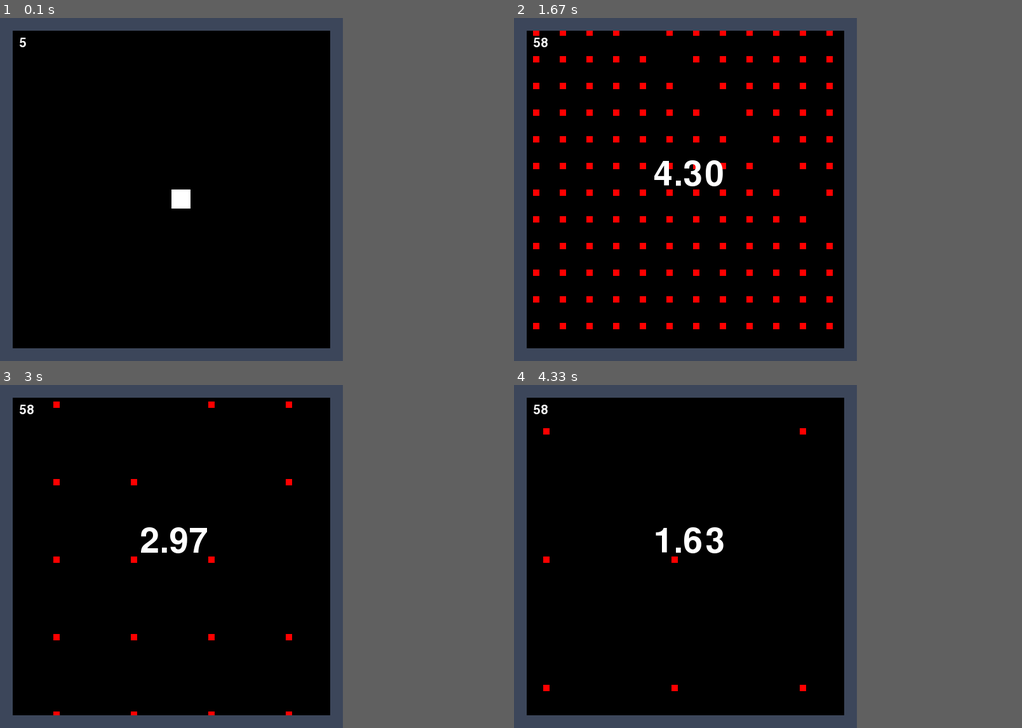
Above: before the commit, frames 1-4 (two rows, left to right).
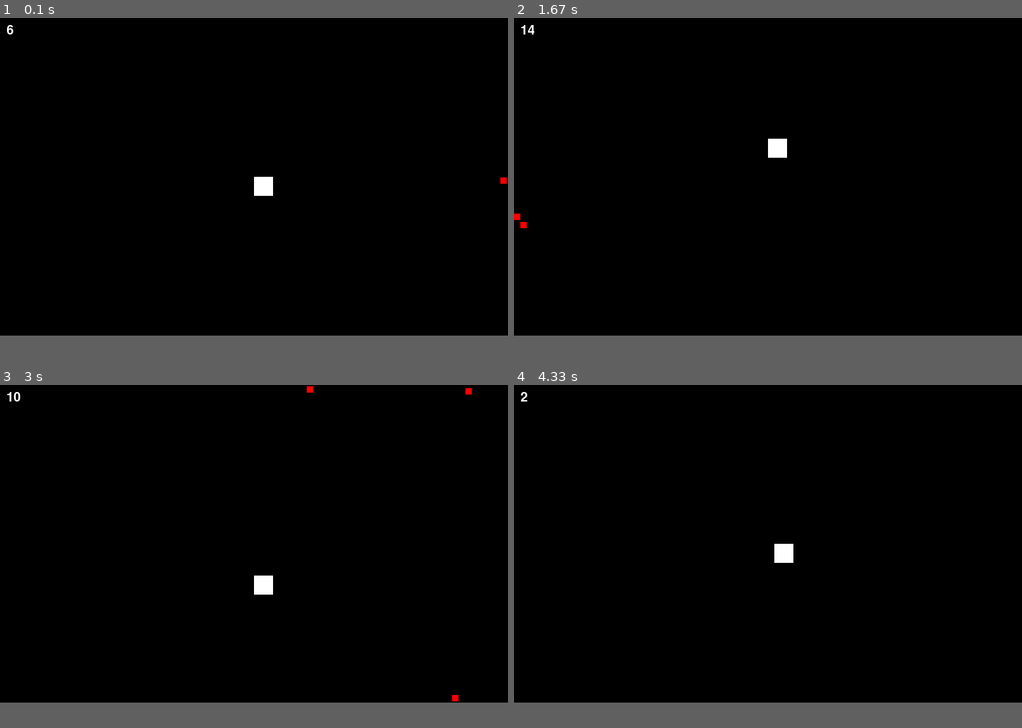
Above: after the commit, the same moments.

Repository: ChristopherNugent/pybullethell
Game: pygame game, started from pygame_demo/__main__.py
Two runs of this game, one before a commit and one after it. Both use one fixed random seed, a clock stepped at 60 frames per second and the inputs below.
Inputs:
- Up to frame 1 (0.1 s): no input
- Up to frame 2 (1.67 s): hold Space 0.33-0.8 s; hold Right 0.33-0.8 s; hold Right 0.83-1.3 s; tap Space at 0.9, 1.2, 1.4 s; hold Up 1.33-1.63 s
- Up to frame 3 (3 s): hold Right 1.67-2.13 s; tap Space at 1.73, 2.03, 2.23, 2.53, 2.8 s; hold Left 2.17-2.7 s; hold Down from 2.73 s (still down)
- Up to frame 4 (4.33 s): release Down at 3.03 s; hold Left 3.07-3.47 s; tap Space at 3.13, 3.43, 3.57, 3.97, 4.27 s; hold Up 3.5-3.87 s; hold Right from 3.9 s (still down)
In our replay, the window is 540x540 before the commit and 800x500 after it. These sizes can differ from the game's own. Grey fills any space a smaller window leaves; there, only what the larger window draws over its background counts as a difference.

The runs differ from the first frame. In frame 1, 9.7% of the frame differs, in the area x 0-100%, y 0-97%; in frame 2, 13%, in the area x 0-68%, y 0-97%; in frame 3, 10%; in frame 4, 10%.

Commit message:
Game now works from a single class

Diff:
--- a/pygame_demo/__main__.py
+++ b/pygame_demo/__main__.py
@@ -1,79 +1,36 @@
 import pygame
-import random
-import time
-from objects import Player, Timer
-import utils
+from game import Game
 
+SIZE_X = 800
+SIZE_Y = 500
+TICKS_PER_BULLET = 5
 
 if __name__ == '__main__':
     pygame.font.init()
     pygame.init()
     pygame.display.set_caption('PyGame demo')
 
-    width, height = 540, 540
-    screen = pygame.display.set_mode((width, height))
+    screen = pygame.display.set_mode((SIZE_X, SIZE_Y))
     clock = pygame.time.Clock()
 
-    field = pygame.Rect(0, 0, 500, 500)
-    player = Player(250, 250)
-
-    bullets = []
+    game = Game(SIZE_X, SIZE_Y, TICKS_PER_BULLET)
     game_exit = False
-    timer = None
-    font = pygame.font.Font(None, 80)
-    score_font = pygame.font.Font(None, 30)
-    game_start = time.time()
-    score = 0
     while not game_exit:
         for event in pygame.event.get():
             if event.type == pygame.QUIT:
                 game_exit = True
-        foreground = pygame.Surface((500, 500), pygame.SRCALPHA)
+        foreground = pygame.Surface((SIZE_X, SIZE_Y), pygame.SRCALPHA)
         foreground.fill(pygame.Color('black'))
 
-        # Update player and draw
-        player.tick()
-        player.draw(foreground)
+        keys = pygame.key.get_pressed()
+        if keys[pygame.K_SPACE]:
+            game = Game(SIZE_X, SIZE_Y, TICKS_PER_BULLET)
 
-        # Update bullets and draw
-        for bullet in bullets:
-            bullet.tick()
-            bullet.draw(foreground)
-
-        utils.draw_score(foreground, score_font, score)
-
-        # Get all the bullet hitboxes
-        bullet_hitboxes = [b.hitbox() for b in bullets]
-
-        # Keep only bullets on the field
-        bullets = [bullets[i] for i
-                   in field.collidelistall(bullet_hitboxes)]
-
-        if player.alive:
-            score += 1
-
-        # Check if player is killed
-        if player.alive and player.hitbox().collidelist(bullet_hitboxes) != -1:
-            player.alive = False
-            bullets = utils.death_explosion(player.x, player.y)
-            timer = Timer(5)
-
-        # Spawn a new bullet
-        if player.alive and not random.randrange(10):
-            bullets.append(utils.random_bullet())
-
-        # Restart game/show timers
-        if timer is not None:
-            if timer.is_done():
-                player = Player(250, 250)
-                bullets = []
-                timer = None
-                score = 0
-            else:
-                utils.draw_time_left(foreground, timer, font)
+        game.tick()
+        game.draw(foreground)
 
         screen.fill((60, 70, 90))
-        screen.blit(foreground, (20, 20))
+        screen.blit(foreground, (0, 0))
         pygame.display.flip()
 
         clock.tick(60)
--- /dev/null
+++ b/pygame_demo/game.py
@@ -0,0 +1,75 @@
+import pygame
+import random
+from itertools import permutations
+from objects import Player, Bullet
+
+
+class Game:
+
+    def __init__(self, size_x, size_y, ticks_per_bullet=10):
+        self.size_x = int(size_x)
+        self.size_y = int(size_y)
+        self.field = pygame.Rect(0, 0, size_x, size_y)
+        self.player = Player(self.size_x // 2, self.size_y // 2,
+                             self.size_x, self.size_y)
+        self.bullets = []
+        self.font = pygame.font.Font(None, 30)
+        self.score = 0
+        self.ticks_per_bullet = ticks_per_bullet
+
+    def tick(self):
+        self.player.tick()
+        for bullet in self.bullets:
+            bullet.tick()
+
+        bullet_hitboxes = [b.hitbox() for b in self.bullets]
+
+        self.bullets = [self.bullets[i] for i
+                        in self.field.collidelistall(bullet_hitboxes)]
+
+        if (self.player.alive and
+                self.player.hitbox().collidelist(bullet_hitboxes) != -1):
+            self.player.alive = False
+            self.bullets += Game.death_explosion(self.player.x, self.player.y)
+
+        if self.player.alive:
+            self.score += 1
+
+        if self.player.alive and not random.randrange(self.ticks_per_bullet):
+            self.bullets.append(self.random_bullet())
+
+    def draw(self, surface):
+        self.player.draw(surface)
+        for bullet in self.bullets:
+            bullet.draw(surface)
+        self.draw_score(surface)
+
+    def random_bullet(self):
+        max_speed = 3
+        speed_x, speed_y = 0, 0
+        while speed_x == 0 and speed_y == 0:
+            speed_x = random.randrange(-max_speed, max_speed)
+            speed_y = random.randrange(-max_speed, max_speed)
+        axis = random.choice('xy')
+        if axis == 'x':
+            position_x = random.randrange(self.size_x)
+            position_y = 0 if speed_y > 0 else self.size_y
+        else:
+            position_y = random.randrange(self.size_y)
+            position_x = 0 if speed_x > 0 else self.size_x
+        return Bullet(position_x, position_y, speed_x, speed_y)
+
+    def draw_score(self, surface):
+        rendered_text = self.font.render('{}'.format(self.score), True,
+                                         pygame.Color('white'))
+        surface.blit(rendered_text, (10, 10))
+
+    def draw_newgame_message(self, surface):
+        rendered_text = self.font.render('Press SPACE for new game', True,
+                                         pygame.Color('white'))
+        surface.blit(rendered_text)
+
+    def death_explosion(x, y):
+        return list([Bullet(x, y, xs, ys, pygame.Color('white')) for xs, ys
+                     in permutations(list(range(-10, 10)), 2)
+                     if (xs, ys) != (0, 0)])
--- a/pygame_demo/objects.py
+++ b/pygame_demo/objects.py
@@ -22,9 +22,11 @@
     SPEED = 5
     SIZE = 30
 
-    def __init__(self, x, y):
+    def __init__(self, x, y, game_size_x, game_size_y):
         self.x = x
         self.y = y
+        self.game_size_x = game_size_x
+        self.game_size_y = game_size_y
         self.alive = True
 
     def hitbox(self):
@@ -33,13 +35,17 @@
     def tick(self):
         keys = pygame.key.get_pressed()
         if keys[pygame.K_LEFT]:
-            self.x = max(0, min(self.x - Player.SPEED, 500 - Player.SIZE))
+            self.x = max(0, min(self.x - Player.SPEED,
+                                self.game_size_x - Player.SIZE))
         if keys[pygame.K_RIGHT]:
-            self.x = max(0, min(self.x + Player.SPEED, 500 - Player.SIZE))
+            self.x = max(0, min(self.x + Player.SPEED,
+                                self.game_size_x - Player.SIZE))
         if keys[pygame.K_UP]:
-            self.y = max(0, min(self.y - Player.SPEED, 500 - Player.SIZE))
+            self.y = max(0, min(self.y - Player.SPEED,
+                                self.game_size_y - Player.SIZE))
         if keys[pygame.K_DOWN]:
-            self.y = max(0, min(self.y + Player.SPEED, 500 - Player.SIZE))
+            self.y = max(0, min(self.y + Player.SPEED,
+                                self.game_size_y - Player.SIZE))
 
     def draw(self, surface):
         if self.alive:
@@ -52,11 +58,12 @@
 class Bullet(GameObject):
     SIZE = 10
 
-    def __init__(self, x, y, x_speed, y_speed):
+    def __init__(self, x, y, x_speed, y_speed, color=pygame.Color('red')):
         self.x = x
         self.y = y
         self.x_speed = x_speed
         self.y_speed = y_speed
+        self.color = color
 
     def hitbox(self):
         return pygame.Rect(self.x, self.y, Bullet.SIZE, Bullet.SIZE)
@@ -66,17 +73,5 @@
         self.y = self.y + self.y_speed
 
     def draw(self, surface):
-        pygame.draw.rect(surface, pygame.Color('red'),
+        pygame.draw.rect(surface, self.color,
                          (self.x, self.y, Bullet.SIZE, Bullet.SIZE))
-
-
-class Timer:
-
-    def __init__(self, time_s):
-        self.finished = time.time() + time_s
-
-    def is_done(self):
-        return time.time() > self.finished
-
-    def time_left(self):
-        return self.finished - time.time()
--- a/pygame_demo/utils.py
+++ /dev/null
@@ -1,48 +0,0 @@
-import pygame
-import random
-from objects import Bullet
-from itertools import permutations
-
-
-# Get a random Bullet object, coming in from the end of the field
-def random_bullet():
-    max_speed = 3
-    speed_x, speed_y = 0, 0
-    while speed_x == 0 and speed_y == 0:
-        speed_x = random.randrange(-max_speed, max_speed)
-        speed_y = random.randrange(-max_speed, max_speed)
-    axis = random.choice('xy')
-    position = random.randrange(500)
-    if axis == 'x':
-        position_y = 0 if speed_y > 0 else 500
-        return Bullet(position, position_y, speed_x, speed_y)
-    else:
-        position_x = 0 if speed_x > 0 else 500
-        return Bullet(position_x, position, speed_x, speed_y)
-
-
-# Get a list of bullets for the death animation
-def death_explosion(x, y):
-    return list([Bullet(x, y, xs, ys) for xs, ys
-                 in permutations(list(range(-10, 10)), 2)
-                 if (xs, ys) != (0, 0)])
-
-
-# Get a pygame.Font object with a random font
-def get_random_font():
-    font_name = random.choice(pygame.font.get_fonts())
-    print(font_name)
-    return pygame.font.SysFont(font_name, 80)
-
-
-# Draw the time left before thee next game starts
-def draw_time_left(surface, timer, font):
-    rendered_text = font.render('{:.2f}'.format(timer.time_left()), True,
-                                pygame.Color('white'))
-    surface.blit(rendered_text, (200, 200))
-
-
-def draw_score(surface, font, score):
-    rendered_text = font.render('{}'.format(score), True,
-                                pygame.Color('white'))
-    surface.blit(rendered_text, (10, 10))
